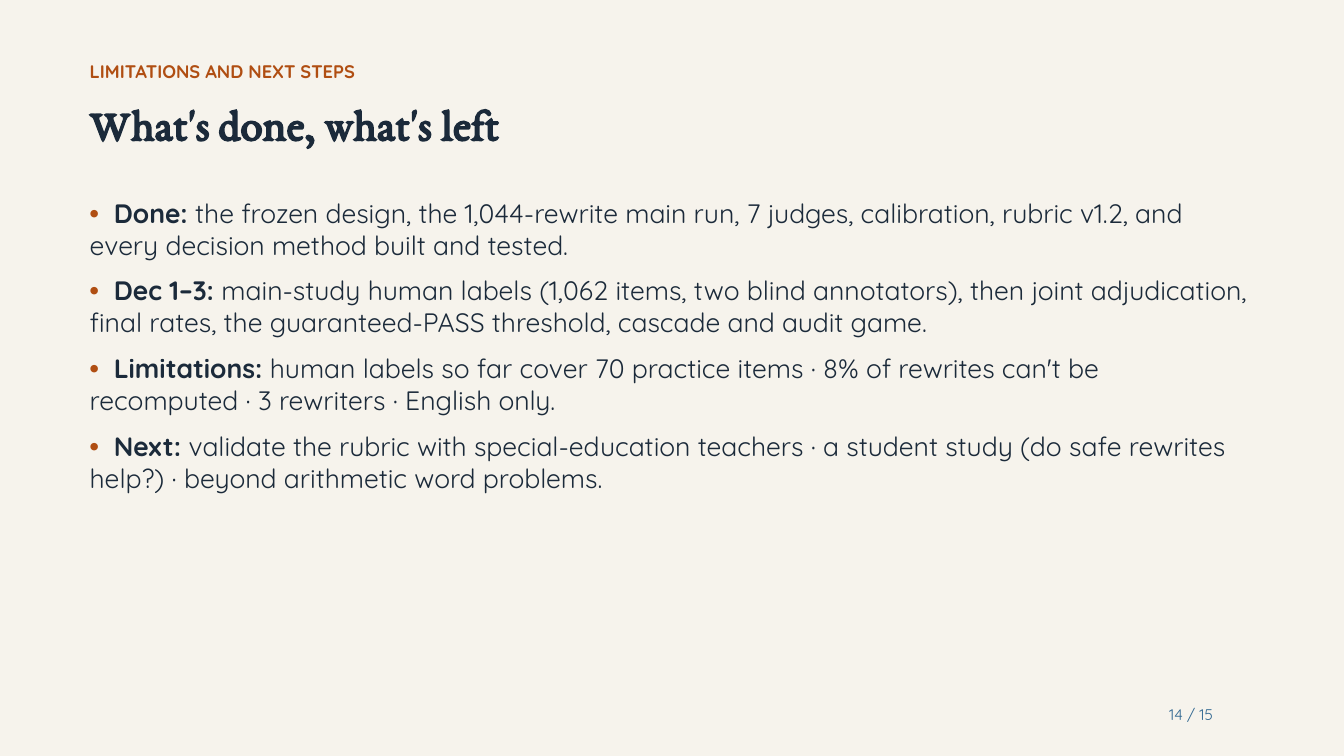
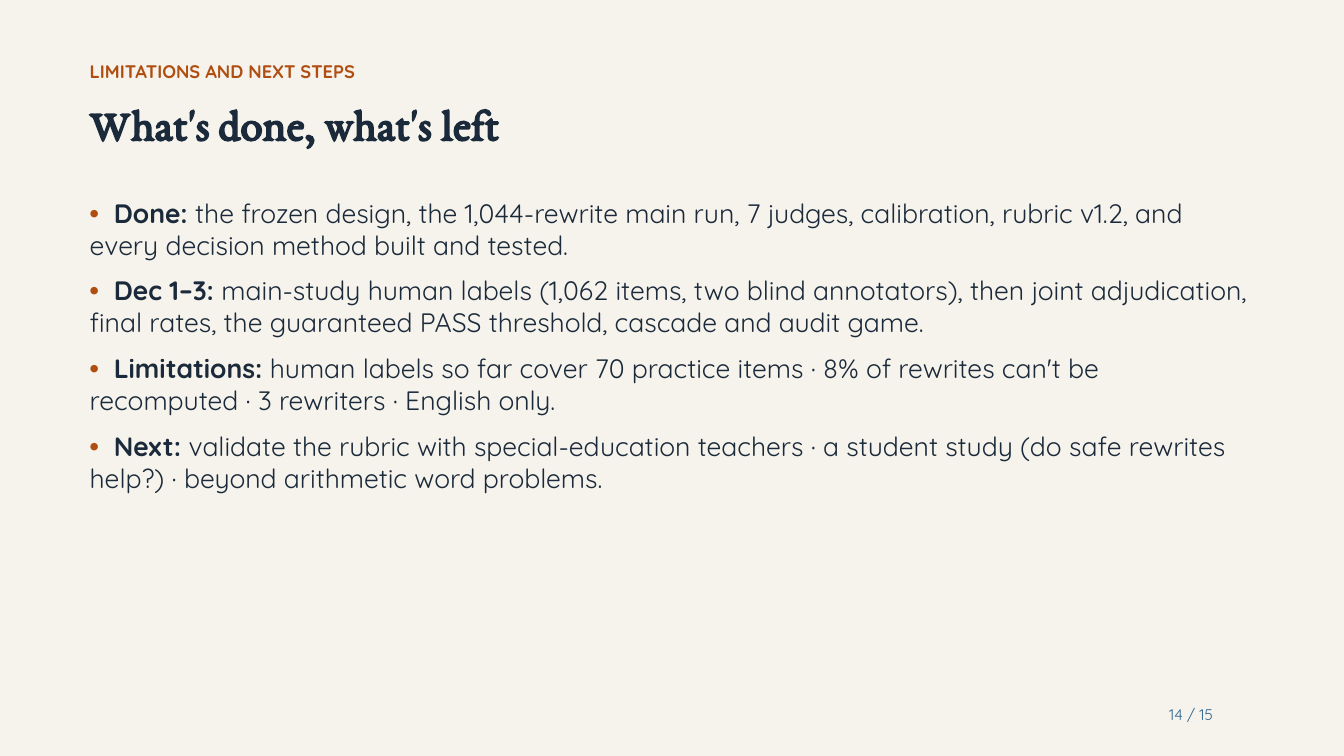
Before and after one commit to harshitaggarwal01/cs2880, a slide deck: slide 14 of docs/video/SafeAdapt-Math_video_nov23.pptx. Drawn at 1344x756 pixels with LibreOffice and Linux fonts; fonts in the diff are those of the drawing. Boxes give left, top, right and bottom in pixels: in the first picture for what was removed or moved away, otherwise in the second. Text is boxed around its words. In the diff, an @@ line names an element or a change of style, - is before the commit and + after.

```diff
--- a/docs/video/SafeAdapt-Math_video_nov23.pptx
+++ b/docs/video/SafeAdapt-Math_video_nov23.pptx
@@ text at box(90, 280, 1247, 338): text changed @@
-• Dec 1–3: main-study human labels (1,062 items, two blind annotators), then joint adjudication, final rates, the guaranteed-PASS threshold, cascade and audit game.
+• Dec 1–3: main-study human labels (1,062 items, two blind annotators), then joint adjudication, final rates, the guaranteed PASS threshold, cascade and audit game.
```
Also in this commit, not shown: 10 other slides changed, 16 other files.
